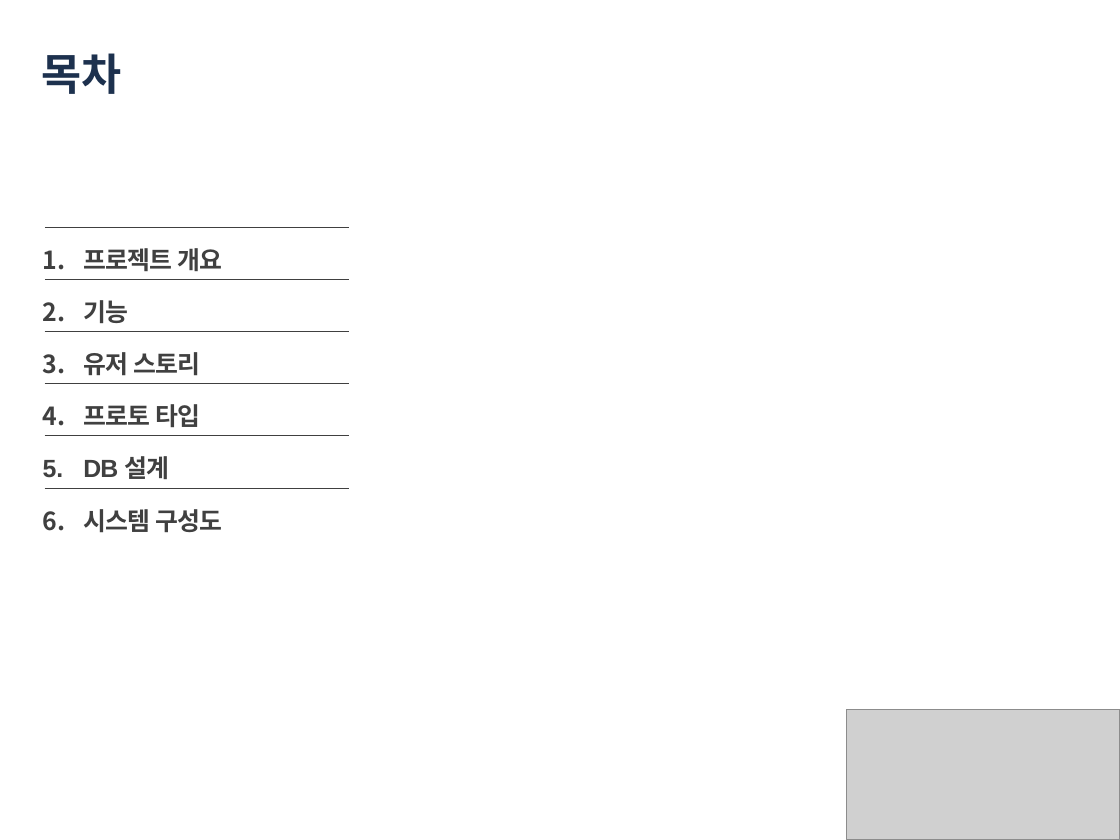
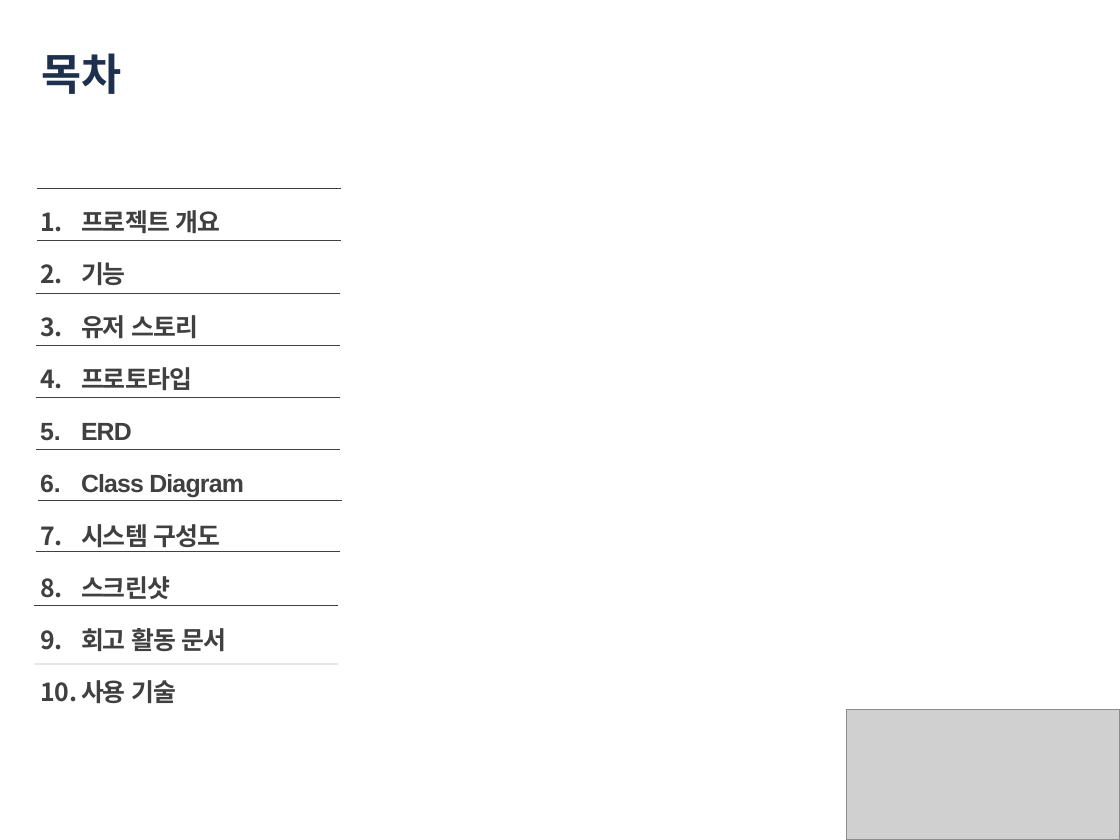
Before and after one commit to icto55-2-juree/WoojuProject, a slide deck: slide 2 of documents/Icto55_2_project(석주리, 최우).pptx. Drawn at 1120x840 pixels with LibreOffice and Linux fonts; fonts in the diff are those of the drawing; grey boxes stand for pictures. Boxes give left, top, right and bottom in pixels: in the first picture for what was removed or moved away, otherwise in the second. Text is boxed around its words. In the diff, an @@ line names an element or a change of style, - is before the commit and + after.

```diff
--- a/documents/Icto55_2_project(석주리, 최우).pptx
+++ b/documents/Icto55_2_project(석주리, 최우).pptx
@@ text "프로젝트 개요": place and size @@
-text "프로젝트 개요" at [83,248,223,533]
+text "프로젝트 개요" at [81,210,244,703]
@@ 6 lines: place and size @@
-6 lines at [45,227,348,488]
+6 lines at [37,188,340,449]
@@ text at [81,367,244,498]: text changed @@
-4. 프로토 타입
-5. DB 설계
+4. 프로토타입
+5. ERD
+6. Class Diagram
@@ line added from (38, 501) to (342, 501), #404040 0.25 pt @@
@@ line added from (37, 551) to (340, 551), #404040 0.25 pt @@
@@ text at [81,576,226,703]: paragraphs added @@
+8. 스크린샷
+9. 회고 활동 문서
+10. 사용 기술
@@ line added from (34, 606) to (338, 606), #404040 0.25 pt @@
@@ line added from (34, 664) to (338, 664), #404040 0.25 pt @@
```
Also in this commit, not shown: 7 other slides changed, 13 slides added, 1 slide removed, 2 other files.
